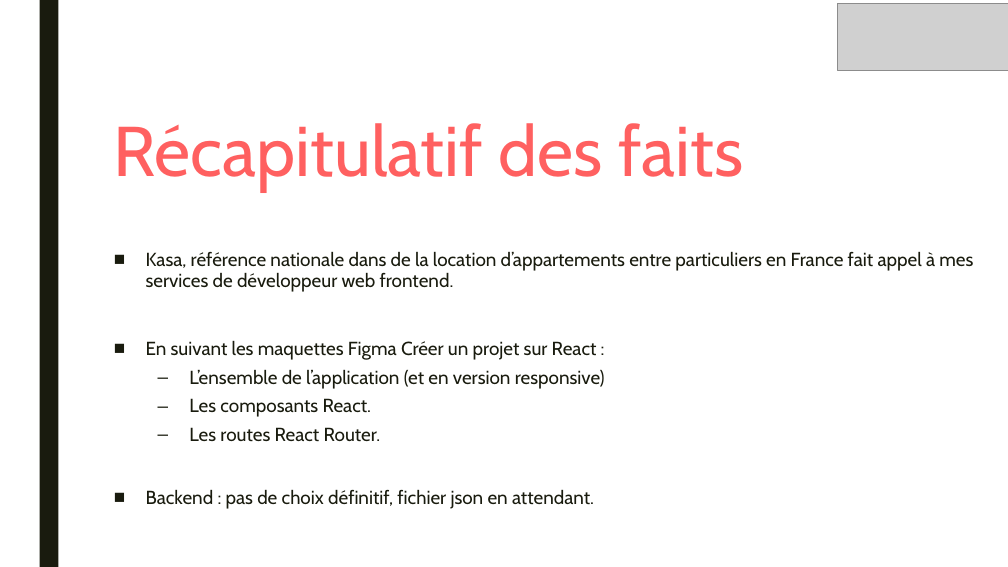
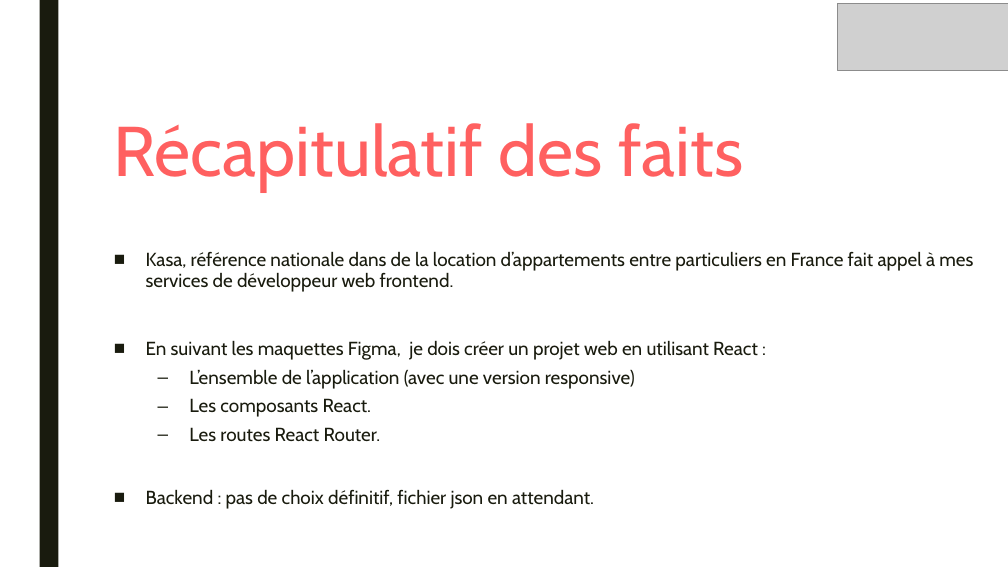
Before and after one commit to mathc28/Kasa, a slide deck: slide 2 of Soutenance/PrésentationP8.pptx. Drawn at 1008x567 pixels with LibreOffice and Linux fonts; fonts in the diff are those of the drawing; grey boxes stand for pictures. Boxes give left, top, right and bottom in pixels: in the first picture for what was removed or moved away, otherwise in the second. Text is boxed around its words. In the diff, an @@ line names an element or a change of style, - is before the commit and + after.

```diff
--- a/Soutenance/PrésentationP8.pptx
+++ b/Soutenance/PrésentationP8.pptx
@@ text at (146, 340, 758, 389): text changed @@
-■ En suivant les maquettes Figma Créer un projet sur React :
-  – L’ensemble de l’application (et en version responsive)
+■ En suivant les maquettes Figma, je dois créer un projet web en utilisant React :
+  – L’ensemble de l’application (avec une version responsive)
```
Also in this commit, not shown: 6 slides added, 12 other files.
